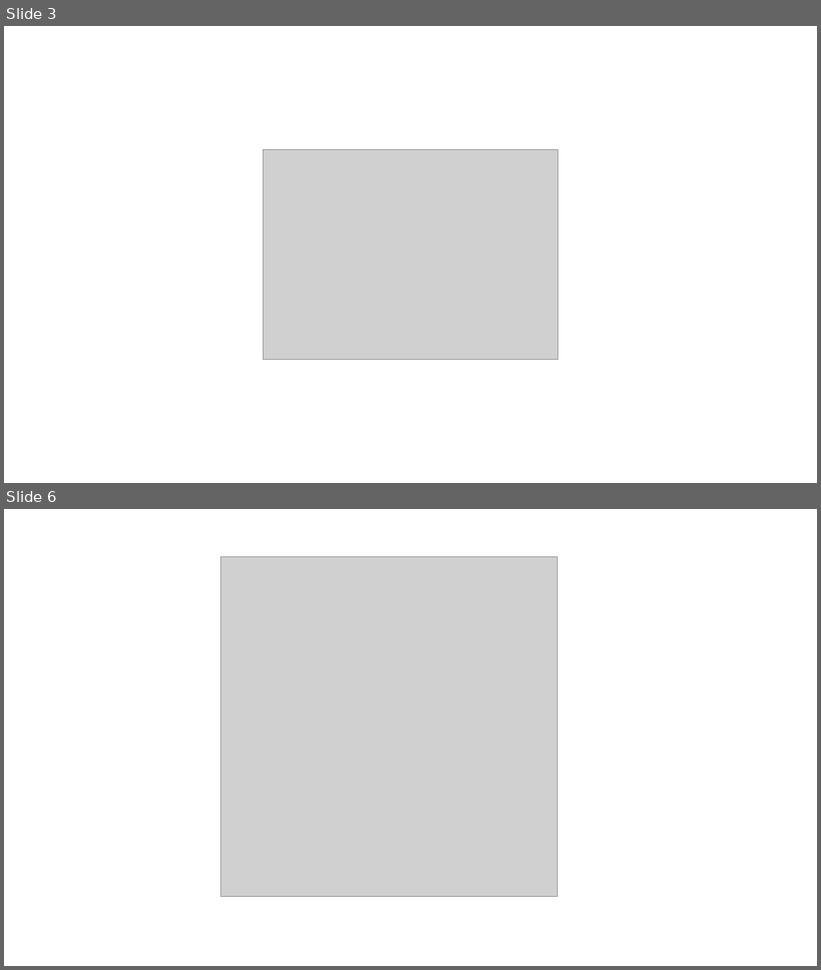
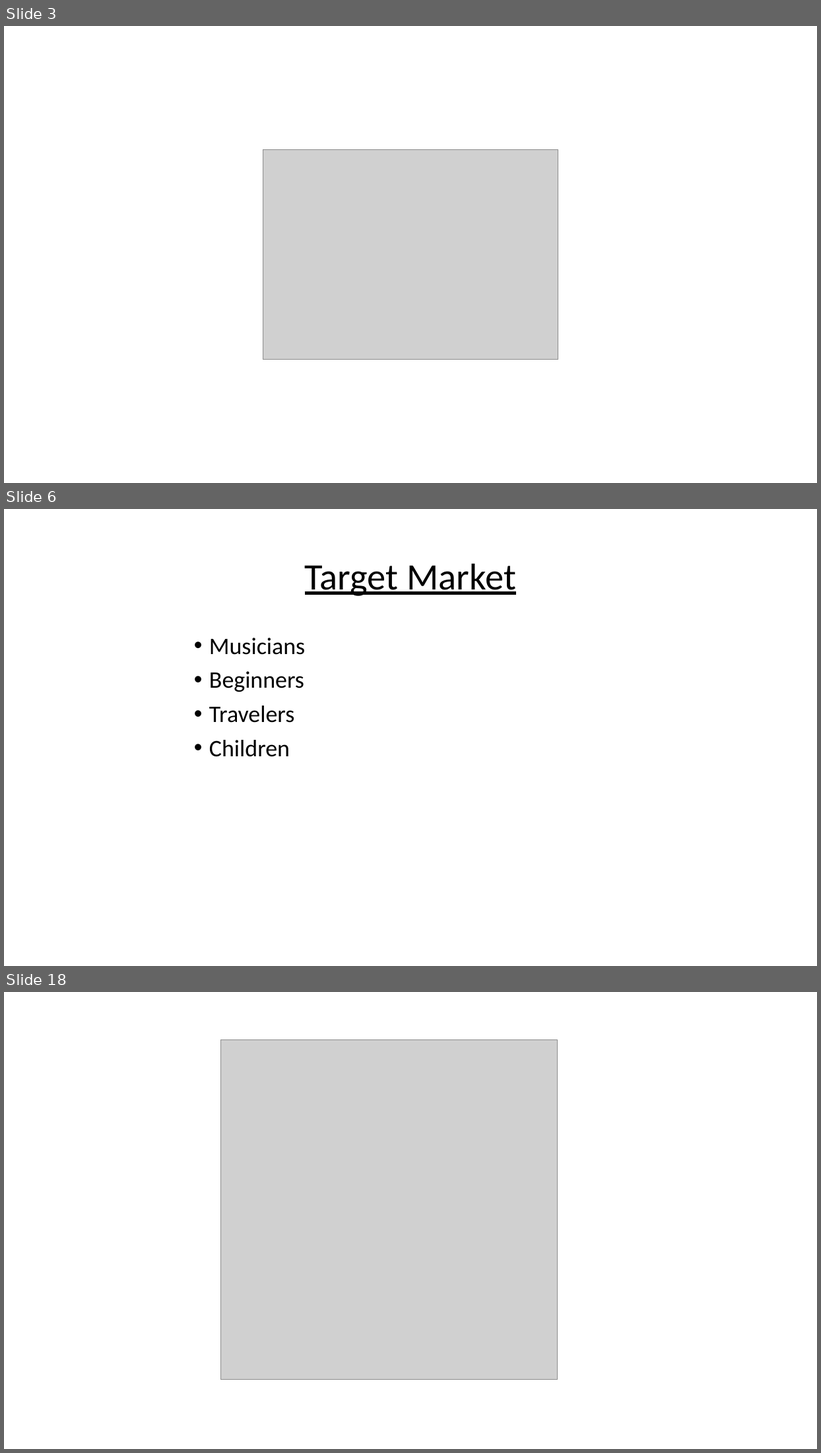
Before and after one commit to AP-Elektronica-ICT/intprojectrepo-piago, a slide deck: Mockups/Piago_Pitch.pptx. Shown one above the other, each under a label of ours: slides 3 and 6 before the commit, slides 3, 6 and 18 after it; the slides between them are not shown. The pictures are 821x970 and 821x1453 pixels, drawn with LibreOffice and Linux fonts; fonts in the diff are those of the drawing; grey boxes stand for pictures. Boxes give left, top, right and bottom in pixels: in the first picture for what was removed or moved away, otherwise in the second. Text is boxed around its words. In the diff, an @@ line names an element or a change of style, - is before the commit and + after.

```diff
--- a/Mockups/Piago_Pitch.pptx
+++ b/Mockups/Piago_Pitch.pptx
@@ slide 6 added at (x1=4, y1=509, x2=817, y2=966), background #FFFFFF @@
@@ title added at (x1=305, y1=563, x2=516, y2=596), 44 pt, text #000000, underline @@
+Target Market
@@ text added at (x1=209, y1=638, x2=305, y2=757), 28 pt, text #000000 @@
+• Musicians
+• Beginners
+• Travelers
+• Children
@@ what was slide 6 is now slide 18 @@
```
Also in this commit, not shown: 1 slide changed, 14 other slides added, 2 slides removed, 7 other files.
